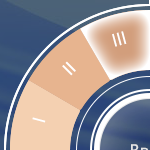
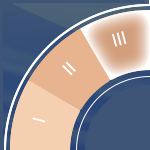
Layers edited between the first and the second 150×150 image:
added layer "Mask" above "Layer 1" over [0, 0, 150, 150]
hid "Stop" over [0, 0, 150, 150]
hid "Start" over [0, 0, 150, 150]
hid "Ready" over [0, 0, 150, 150]
hid "Background" over [0, 0, 150, 150]
